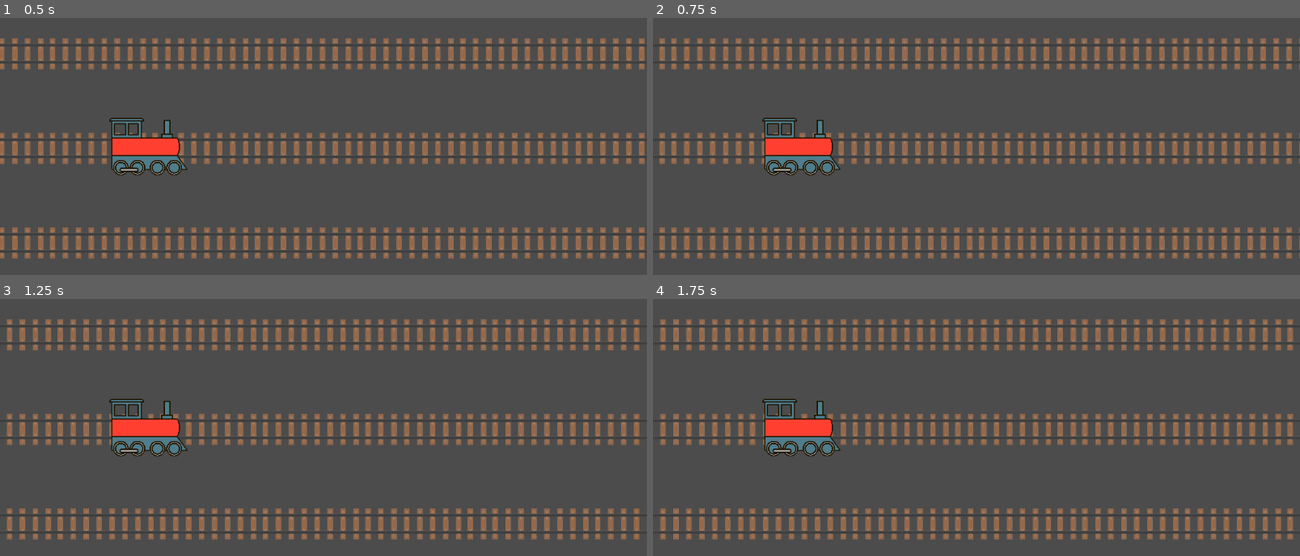
Above: before the commit, frames 1-4 (two rows, left to right).
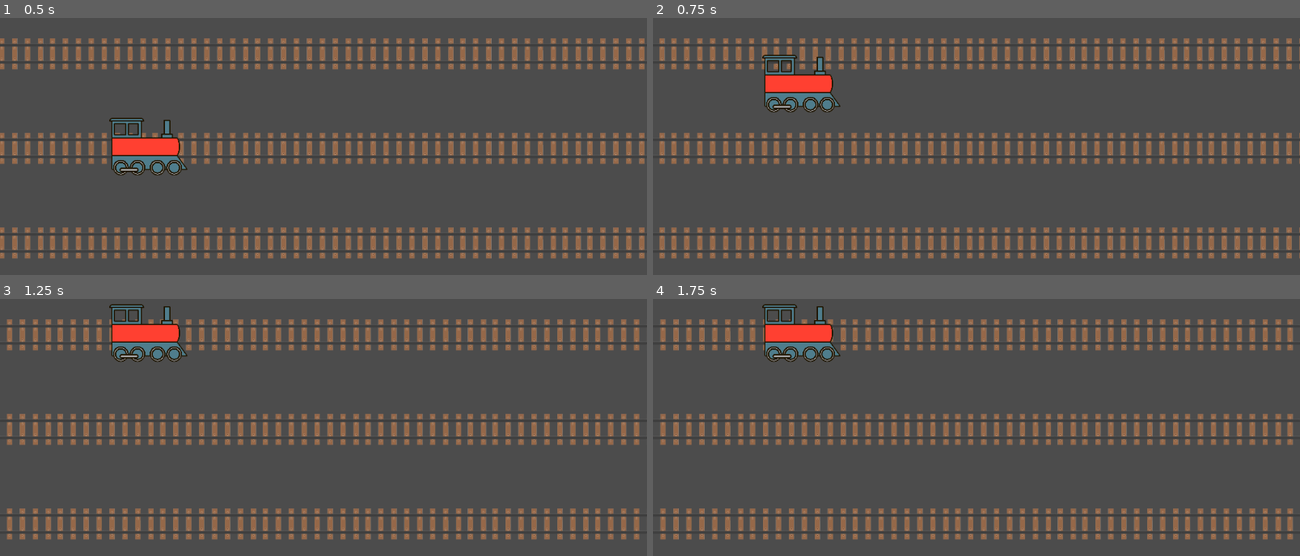
Above: after the commit, the same moments.

Repository: WestonBond/CCI-Practice
Game: Godot game, scene res://World.tscn
The game is run twice, just before and just after one commit, with the same random seed, the same clock (stepped at 60 frames per second) and the same inputs.
Inputs (mouse positions are in pixels of both pictures, inside the frame that each line leads up to):
- Up to frame 1 (0.5 s): no input
- Up to frame 2 (0.75 s): move the mouse to (1118, 141) at 0.52 s; hold Up (move_up, bound only after the commit) from 0.53 s (still down); click (1118, 141) at 0.67 s
- Up to frame 3 (1.25 s): keep holding Up (move_up, bound only after the commit)
- Up to frame 4 (1.75 s): release Up (move_up, bound only after the commit) at 1.25 s; drag from (847, 458) to (944, 514) at 1.27 s

Frame 1 is identical in both runs. In frame 2, 3.6% of the frame differs, in the area x 16-29%, y 14-62%; in frame 3, 3.6%, in the area x 16-29%, y 1-62%; in frame 4, 3.6%.

Commit message:
Basic Movement

Diff:
--- a/Practice Game/Train.gd
+++ b/Practice Game/Train.gd
@@ -4,3 +4,24 @@
 	pass
 
 # TODO: Add functionality for moving up and down to other tracks
+var speed = 500
+var final_vec = Vector2(0,0)
+var is_top = false
+var is_bot = false
+var in_motion = false
+
+func _physics_process(delta):
+	if position == Vector2(position.x, 419.446014):
+		is_bot = true
+	if position == Vector2(position.x, 119.446014):
+		is_top = true
+	if Input.is_action_just_pressed("move_down") and is_bot == false and in_motion == false:
+		final_vec = Vector2(self.global_position.x,self.global_position.y+150)
+	if Input.is_action_just_pressed("move_up") and is_top == false and in_motion == false:
+		final_vec = Vector2(self.global_position.x,self.global_position.y-150)
+	if final_vec != Vector2(0,0):
+		in_motion = true
+		position = position.move_toward(final_vec, delta * speed)
+	if position == final_vec:
+		in_motion = false
+	print(position)
--- a/Practice Game/project.godot
+++ b/Practice Game/project.godot
@@ -29,6 +29,19 @@
 
 enabled=PoolStringArray( "github-integration" )
 
+[input]
+
+move_down={
+"deadzone": 0.5,
+"events": [ Object(InputEventKey,"resource_local_to_scene":false,"resource_name":"","device":0,"alt":false,"shift":false,"control":false,"meta":false,"command":false,"pressed":false,"scancode":16777234,"unicode":0,"echo":false,"script":null)
+ ]
+}
+move_up={
+"deadzone": 0.5,
+"events": [ Object(InputEventKey,"resource_local_to_scene":false,"resource_name":"","device":0,"alt":false,"shift":false,"control":false,"meta":false,"command":false,"pressed":false,"scancode":16777232,"unicode":0,"echo":false,"script":null)
+ ]
+}
+
 [rendering]
 
 environment/default_environment="res://default_env.tres"
